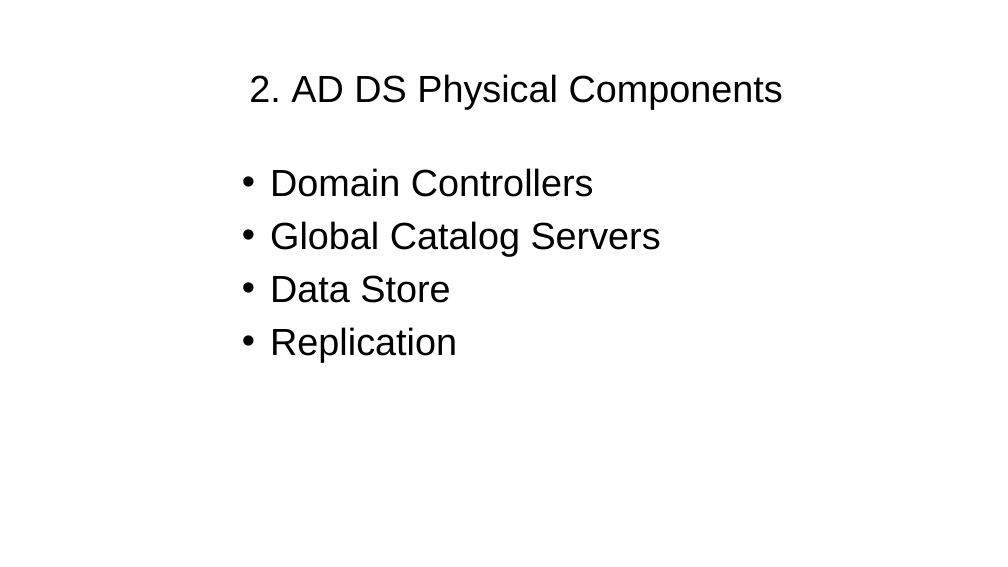
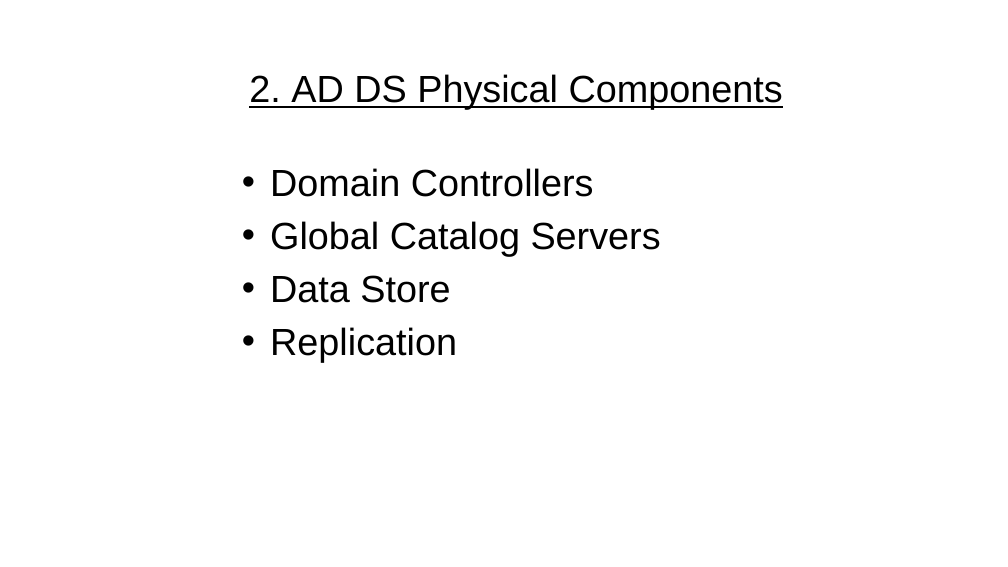
Before and after one commit to dhaval9911/dotfiles, a slide deck: slide 9 of programs/avinash.pptx (slide 11 before the commit). Drawn at 1008x567 pixels with LibreOffice and Linux fonts; fonts in the diff are those of the drawing; background and template pictures are left out. Boxes give left, top, right and bottom in pixels: in the first picture for what was removed or moved away, otherwise in the second. Text is boxed around its words. In the diff, an @@ line names an element or a change of style, - is before the commit and + after.

```diff
--- a/programs/avinash.pptx
+++ b/programs/avinash.pptx
@@ title "2. AD DS Physical Components" at (x1=249, y1=74, x2=783, y2=109): underline on @@
```
Also in this commit, not shown: 8 other slides changed, 4 slides removed, 1 other file.
